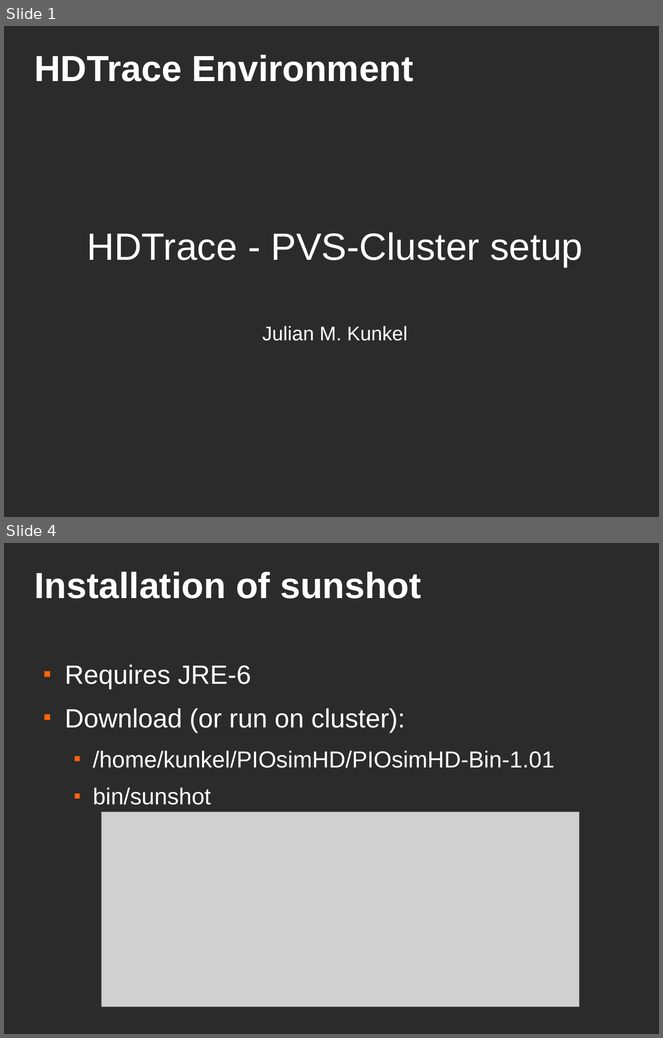
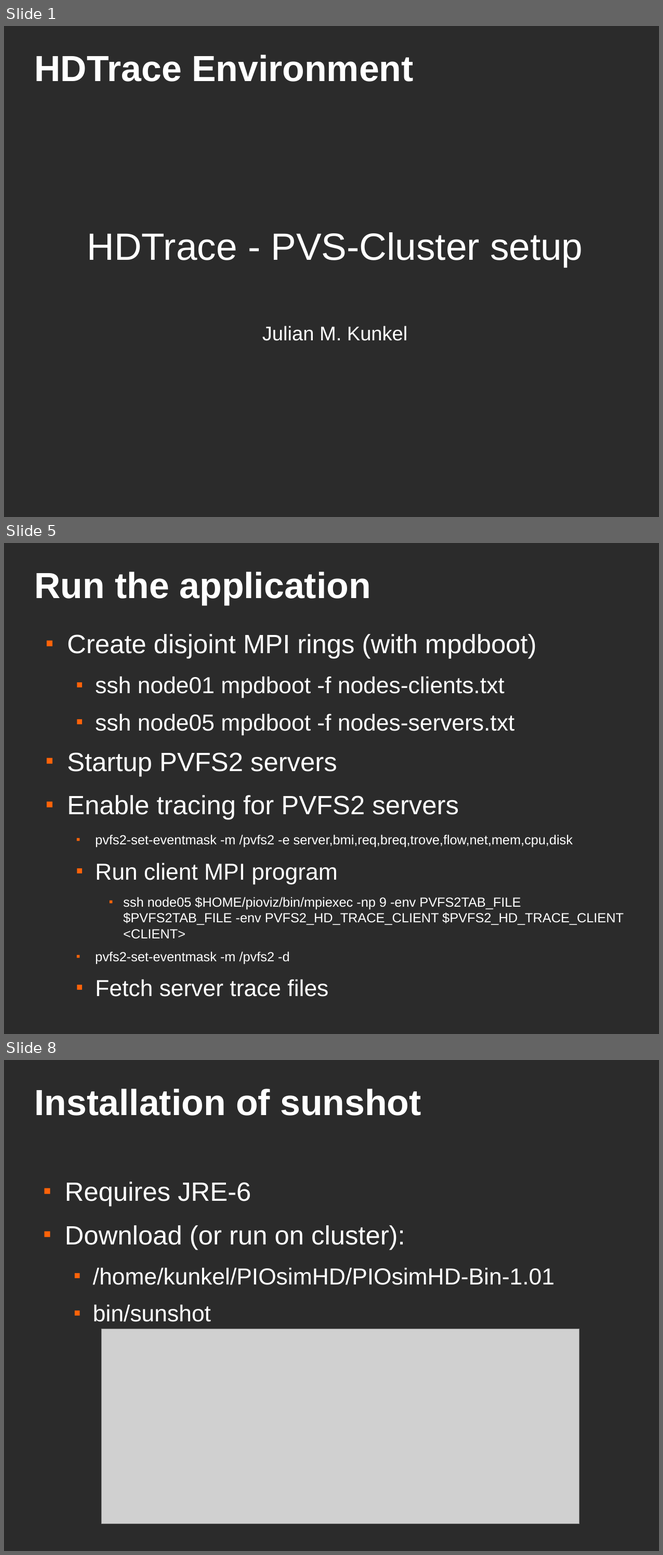
Before and after one commit to JulianKunkel/hdtrace-piosim, a slide deck: PIOsimHD-Doc/Presentations/pvs-cluster-version-2009-07-06.odp. Shown one above the other, each under a label of ours: slides 1 and 4 before the commit, slides 1, 5 and 8 after it; the slides between them are not shown. The pictures are 663x1038 and 663x1555 pixels, drawn with LibreOffice and Linux fonts; fonts in the diff are those of the drawing; grey boxes stand for pictures; background and template pictures are left out; a plain dark background stands for a picture behind light text. Boxes give left, top, right and bottom in pixels: in the first picture for what was removed or moved away, otherwise in the second. Text is boxed around its words. In the diff, an @@ line names an element or a change of style, - is before the commit and + after.

```diff
--- a/PIOsimHD-Doc/Presentations/pvs-cluster-version-2009-07-06.odp
+++ b/PIOsimHD-Doc/Presentations/pvs-cluster-version-2009-07-06.odp
@@ slide 5 added at (4, 543, 659, 1034), background picture (left out) @@
@@ title added at (35, 572, 371, 605), 44 pt, text #FFFFFF, bold @@
+Run the application
@@ text added at (67, 634, 624, 997), 16 pt, text #FFFFFF @@
+■ Create disjoint MPI rings (with mpdboot)
+  ■ ssh node01 mpdboot -f nodes-clients.txt
+  ■ ssh node05 mpdboot -f nodes-servers.txt
+■ Startup PVFS2 servers
+■ Enable tracing for PVFS2 servers
+  ■ pvfs2-set-eventmask -m /pvfs2 -e server,bmi,req,breq,trove,flow,net,mem,cpu,disk
+  ■ Run client MPI program
+    ■ ssh node05 $HOME/pioviz/bin/mpiexec -np 9 -env PVFS2TAB_FILE $PVFS2TAB_FILE -env PVFS2_HD_TRACE_CLIENT $PVFS2_HD_TRACE_CLIENT <CLIENT>
+  ■ pvfs2-set-eventmask -m /pvfs2 -d
+  ■ Fetch server trace files
@@ what was slide 4 is now slide 8 @@
```
Also in this commit, not shown: 2 slides changed, 4 other slides added.
